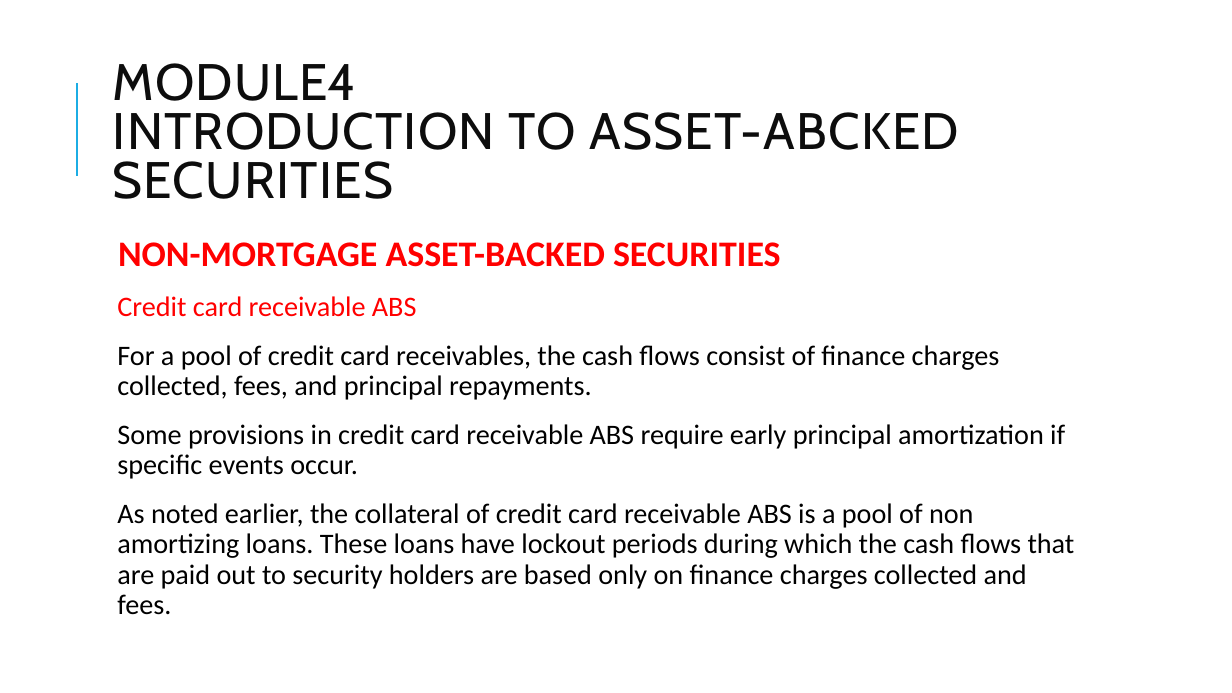
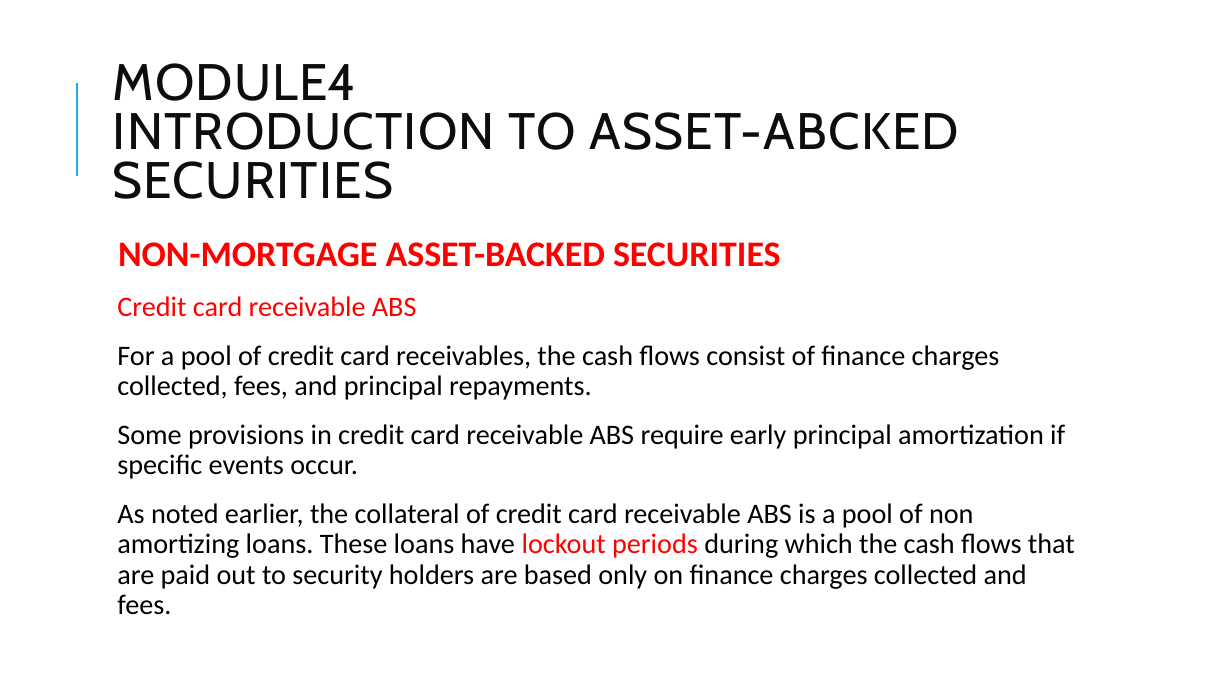
Before and after one commit to Isco0530/data, a slide deck: slide 9 of Fixed Income-26.pptx. Drawn at 1232x693 pixels with LibreOffice and Linux fonts; fonts in the diff are those of the drawing. Boxes give left, top, right and bottom in pixels: in the first picture for what was removed or moved away, otherwise in the second. Text is boxed around its words. In the diff, an @@ line names an element or a change of style, - is before the commit and + after.

```diff
--- a/Fixed Income-26.pptx
+++ b/Fixed Income-26.pptx
@@ text at box(117, 503, 1075, 615): text colour #000000 to #FF0000 in "lockout periods" @@
```
Also in this commit, not shown: 2 other slides changed.
